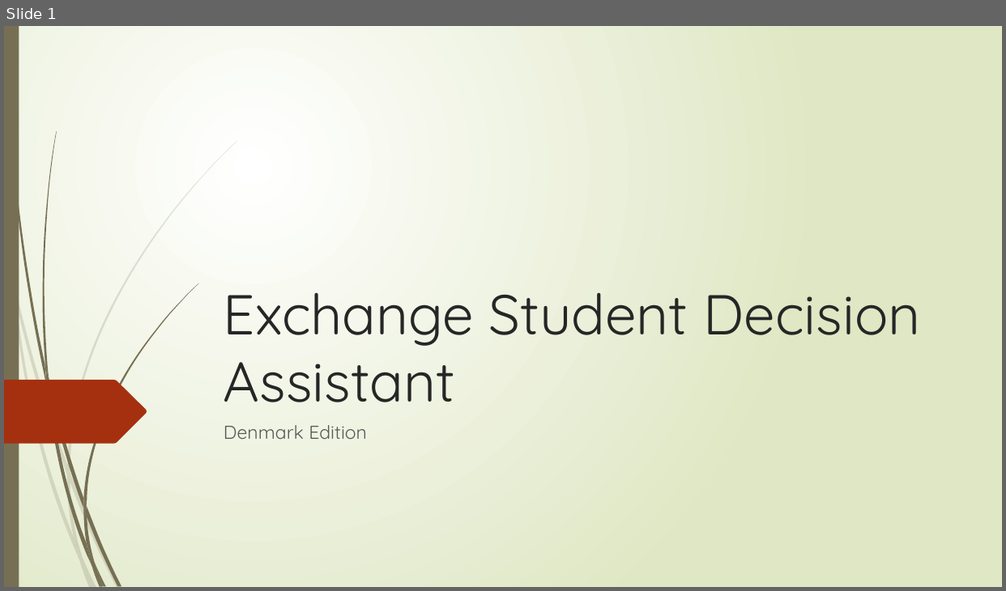
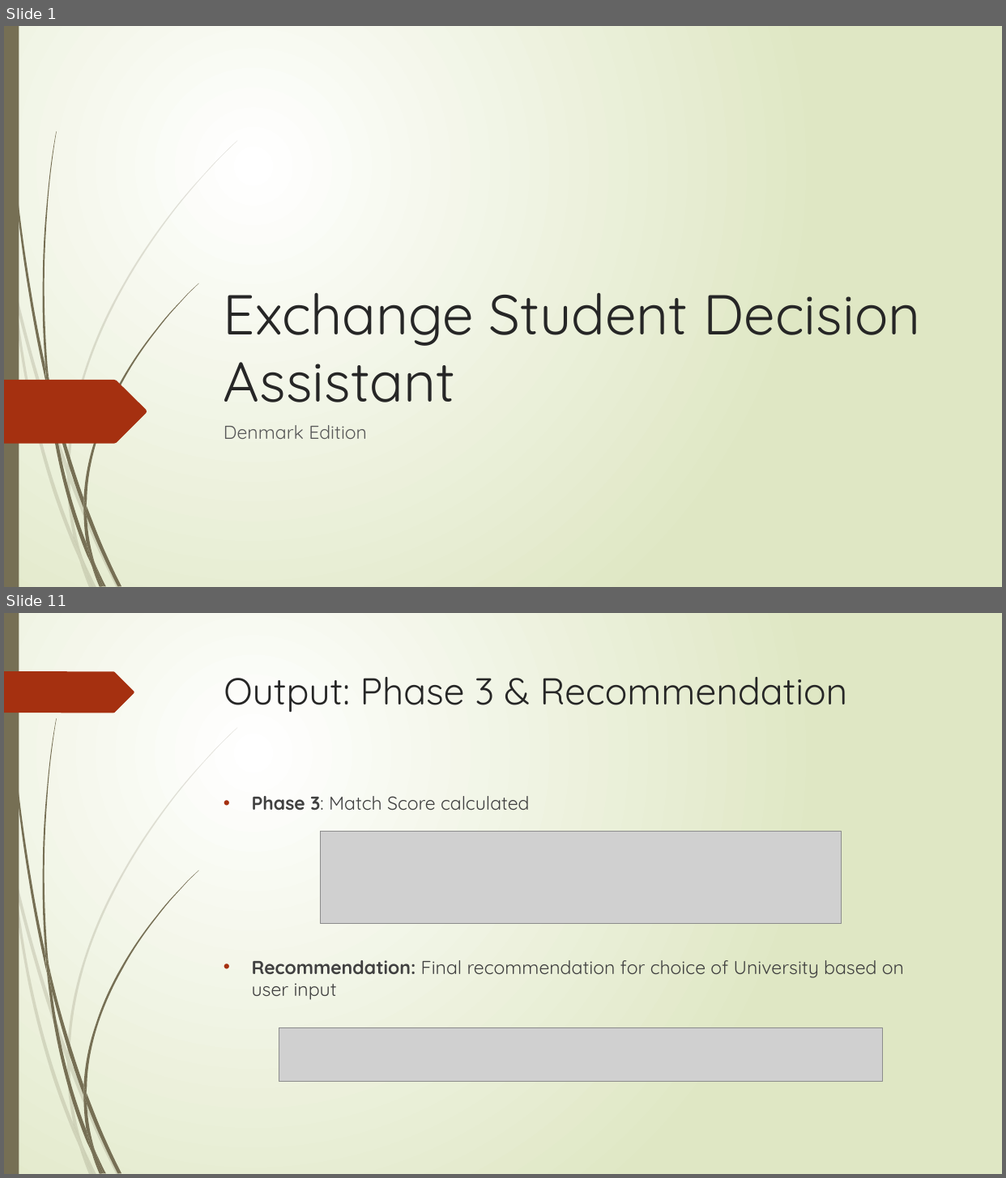
Before and after one commit to VintageVinyl/Coursera_Capstone, a slide deck: Exchange Student Decision Assistant.pptx. Shown one above the other, each under a label of ours: slide 1 before the commit, slides 1 and 11 after it; the slides between them are not shown. The pictures are 1006x591 and 1006x1178 pixels, drawn with LibreOffice and Linux fonts; fonts in the diff are those of the drawing; grey boxes stand for pictures. Boxes give left, top, right and bottom in pixels: in the first picture for what was removed or moved away, otherwise in the second. Text is boxed around its words. In the diff, an @@ line names an element or a change of style, - is before the commit and + after.

```diff
--- a/Exchange Student Decision Assistant.pptx
+++ b/Exchange Student Decision Assistant.pptx
@@ slide 11 added at (4,613,1002,1174), background gradient #FFFFFF to #DFE8C4; not listed: 23 template elements that a slide beside it also shows @@
@@ freeform shape added at (4,671,134,713), fill #A53010 @@
@@ title added at (224,677,848,713), 36 pt, text #262626 @@
+Output: Phase 3 & Recommendation
@@ text added at (252,796,904,1000), 18 pt, text #404040 @@
+• Phase 3: Match Score calculated
+• Recommendation: Final recommendation for choice of University based on user input
@@ picture added at (321,831,842,924) @@
@@ picture added at (279,1028,883,1082) @@
```
Also in this commit, not shown: 10 other slides added, 5 slides removed.
